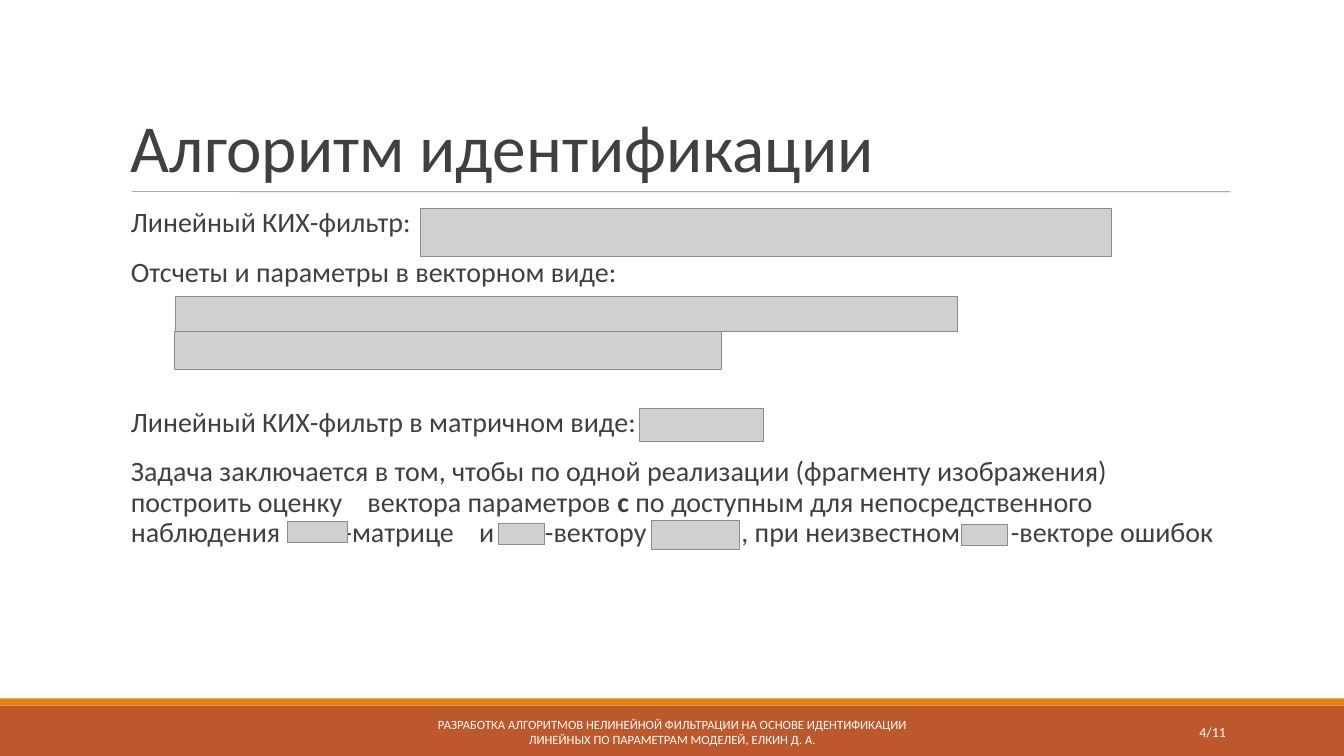
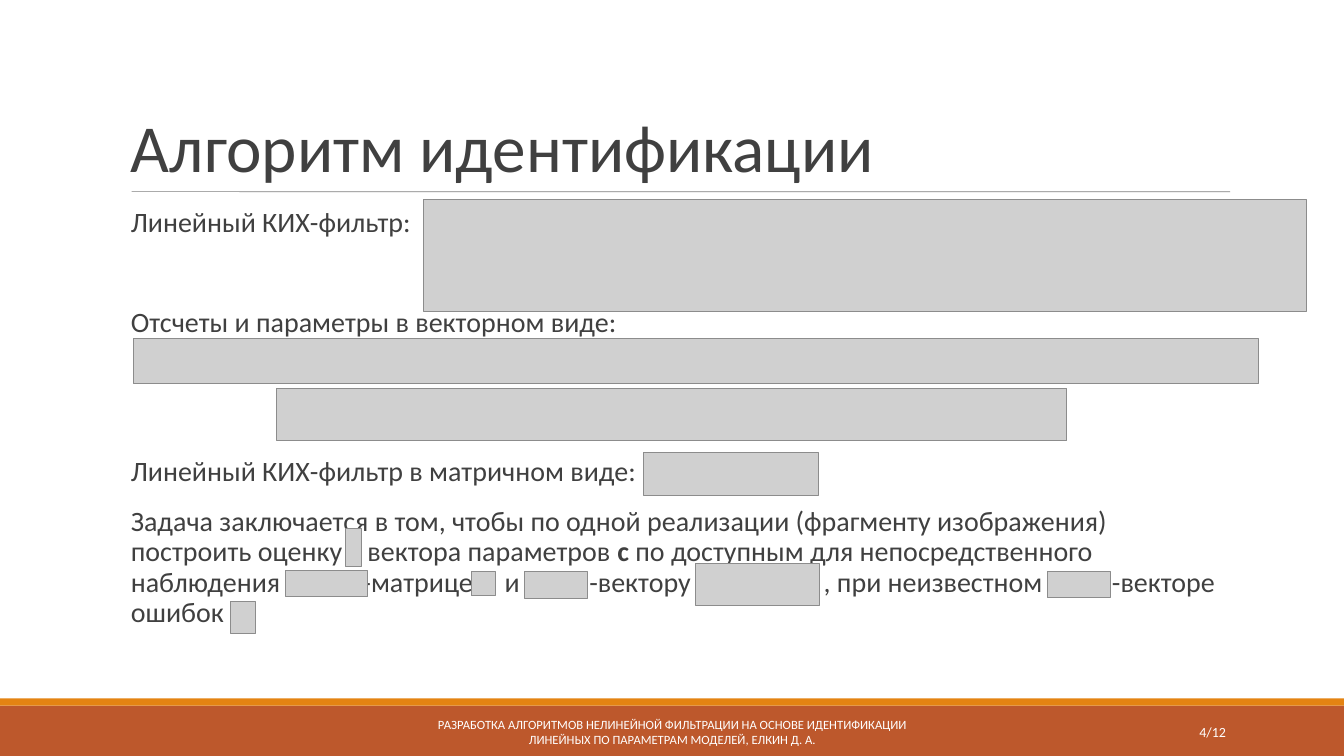
Before and after one commit to DenisYelkin/diploma, a slide deck: slide 4 of Диплом/170614-08-Елкин.ppt. Drawn at 1344x756 pixels with LibreOffice and Linux fonts; fonts in the diff are those of the drawing; grey boxes stand for pictures; background and template pictures are left out. Boxes give left, top, right and bottom in pixels: in the first picture for what was removed or moved away, otherwise in the second. Text is boxed around its words. In the diff, an @@ line names an element or a change of style, - is before the commit and + after.

```diff
--- a/Диплом/170614-08-Елкин.ppt
+++ b/Диплом/170614-08-Елкин.ppt
@@ text "Линейный КИХ-фильтр:" rewrapped from <box>131,213,1213,547</box> to <box>131,213,1215,622</box> @@
@@ picture: place and size @@
-picture at <box>420,209,1111,256</box>
+picture at <box>423,199,1306,311</box>
@@ picture: place and size @@
-picture at <box>175,296,957,331</box>
+picture at <box>133,339,1258,384</box>
@@ picture: place and size @@
-picture at <box>174,330,721,370</box>
+picture at <box>277,388,1067,440</box>
@@ picture: place and size @@
-picture at <box>639,408,764,441</box>
+picture at <box>644,452,818,495</box>
@@ picture added at <box>345,529,361,566</box> @@
@@ picture: place and size @@
-picture at <box>652,520,741,549</box>
+picture at <box>695,563,818,606</box>
@@ picture: place and size @@
-picture at <box>287,522,347,543</box>
+picture at <box>286,570,368,596</box>
@@ picture added at <box>472,571,496,595</box> @@
@@ picture: place and size @@
-picture at <box>498,523,544,544</box>
+picture at <box>524,571,586,597</box>
@@ picture: place and size @@
-picture at <box>961,524,1007,545</box>
+picture at <box>1047,571,1110,597</box>
@@ picture added at <box>230,601,255,633</box> @@
@@ page number at <box>1199,727,1226,738</box>: text changed @@
-4/11
+4/12
```
Also in this commit, not shown: 3 other slides changed, 1 slide added, 5 other files.
